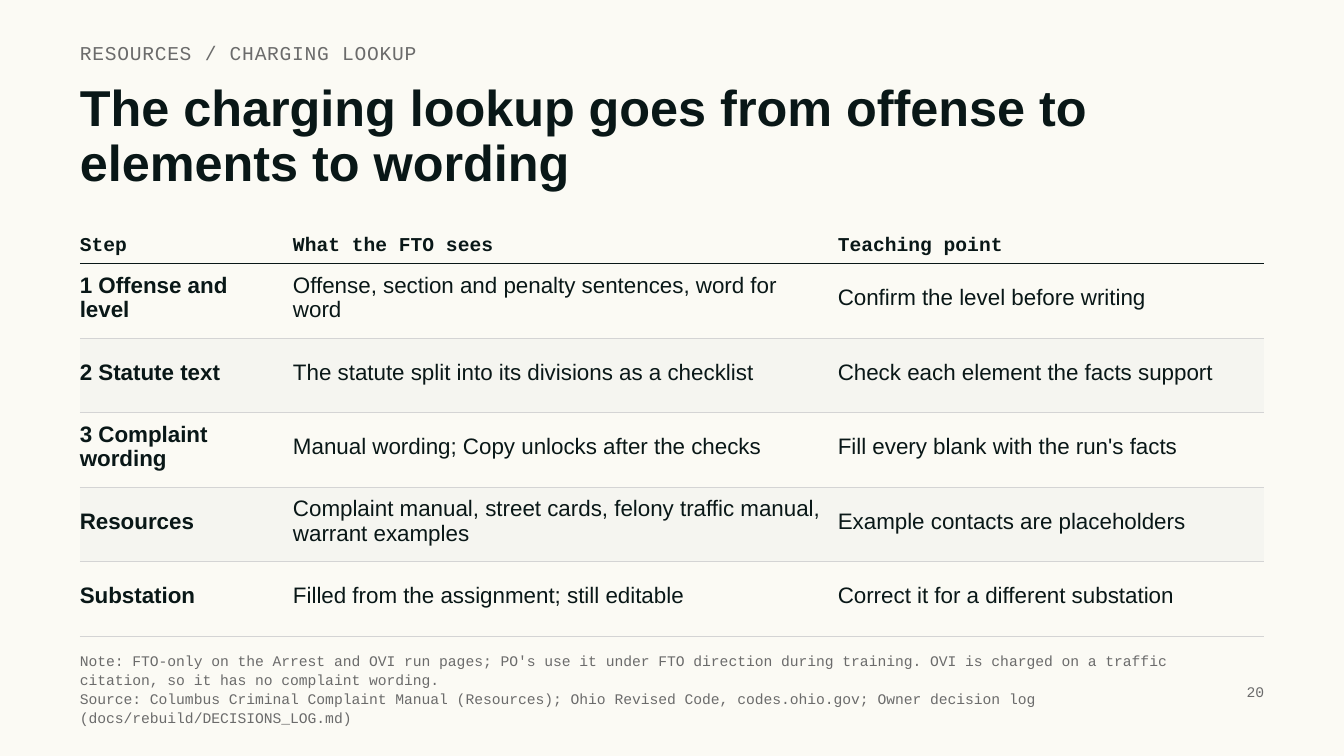
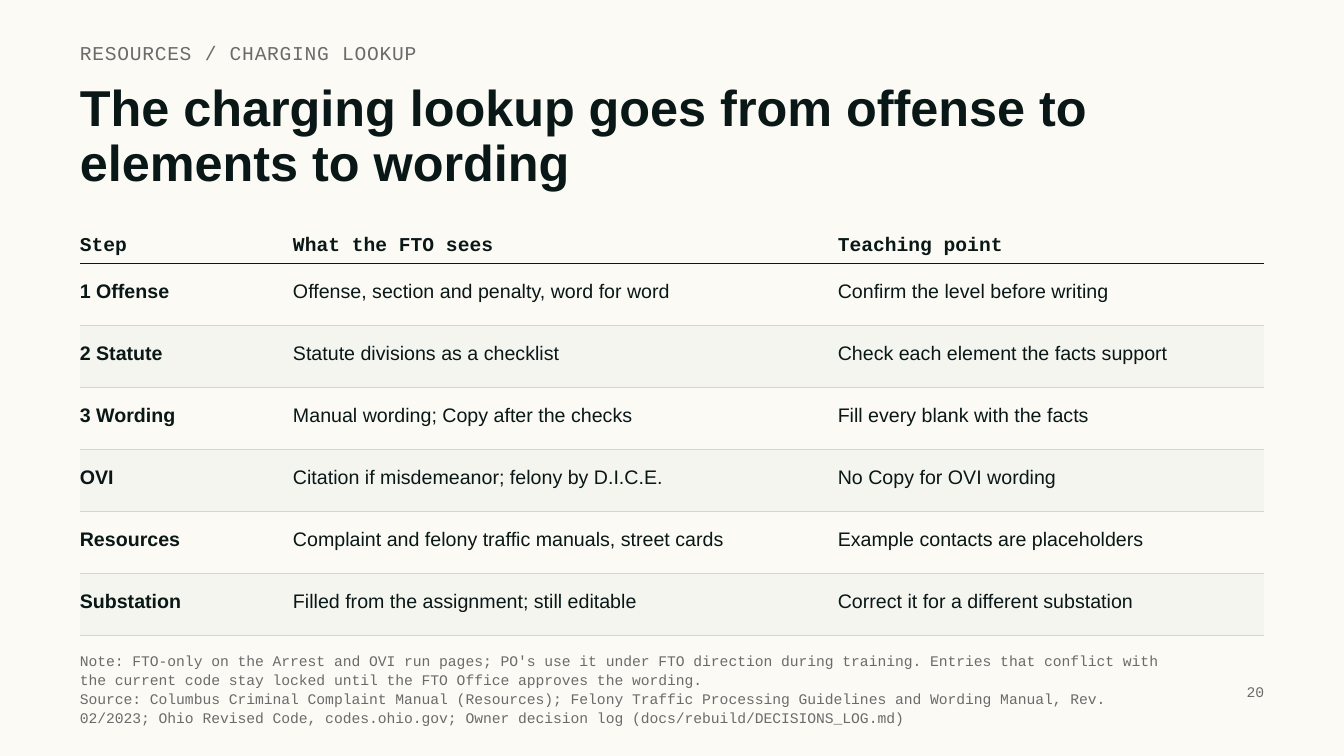
Before and after one commit to fitfo2019-dev/CPD-FTO-PORTAL, a slide deck: slide 20 of docs/training/FTO-Portal-Training-Deck.pptx. Drawn at 1344x756 pixels with LibreOffice and Linux fonts; fonts in the diff are those of the drawing. Boxes give left, top, right and bottom in pixels: in the first picture for what was removed or moved away, otherwise in the second. Text is boxed around its words. In the diff, an @@ line names an element or a change of style, - is before the commit and + after.

Commit message:
Training deck: charging lookup OVI row, status at 5d7b086

```diff
--- a/docs/training/FTO-Portal-Training-Deck.pptx
+++ b/docs/training/FTO-Portal-Training-Deck.pptx
@@ table at box(80, 217, 1265, 616) @@
-row 2: 1 Offense and level | Offense, section and penalty sentences, word for word | Confirm the level before writing
-row 3: 2 Statute text | The statute split into its divisions as a checklist | Check each element the facts support
-row 4: 3 Complaint wording | Manual wording; Copy unlocks after the checks | Fill every blank with the run's facts
-row 5: Resources | Complaint manual, street cards, felony traffic manual, warrant examples | Example contacts are placeholders
+row 2: 1 Offense | Offense, section and penalty, word for word | Confirm the level before writing
+row 3: 2 Statute | Statute divisions as a checklist | Check each element the facts support
+row 4: 3 Wording | Manual wording; Copy after the checks | Fill every blank with the facts
+row 5: OVI | Citation if misdemeanor; felony by D.I.C.E. | No Copy for OVI wording
+row 6: Resources | Complaint and felony traffic manuals, street cards | Example contacts are placeholders
@@ text at box(80, 656, 1158, 726): text changed @@
-Note: FTO-only on the Arrest and OVI run pages; PO's use it under FTO direction during training. OVI is charged on a traffic citation, so it has no complaint wording.
-Source: Columbus Criminal Complaint Manual (Resources); Ohio Revised Code, codes.ohio.gov; Owner decision log (docs/rebuild/DECISIONS_LOG.md)
+Note: FTO-only on the Arrest and OVI run pages; PO's use it under FTO direction during training. Entries that conflict with the current code stay locked until the FTO Office approves the wording.
+Source: Columbus Criminal Complaint Manual (Resources); Felony Traffic Processing Guidelines and Wording Manual, Rev. 02/2023; Ohio Revised Code, codes.ohio.gov; Owner decision log (docs/rebuild/DECISIONS_LOG.md)
```
Also in this commit, not shown: 2 other slides changed, 1 other file.
